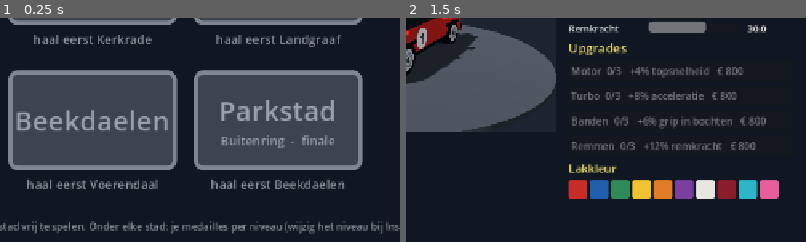
Above: before the commit, frames 1-2 (left to right).
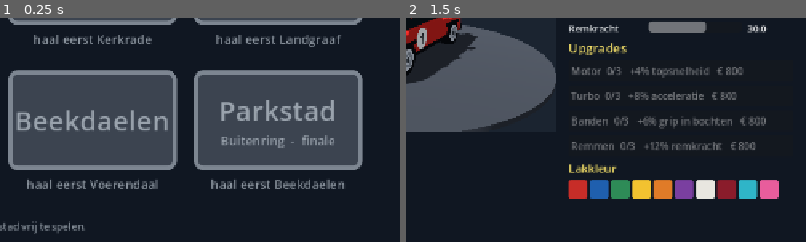
Above: after the commit, the same moments.

Repository: Clippie93/parkstad-racer
Game: Godot game, scene res://scenes/menu.tscn
The game is run twice, just before and just after one commit, with the same random seed, the same clock (stepped at 60 frames per second) and the same inputs. Sound files missing from this copy of the repository are replaced by a short silence.
Inputs:
- Up to frame 1 (0.25 s): no input
- Up to frame 2 (1.5 s): click "Racen" at 0.5 s; click "Garage" at 1.25 s
The pictures show only the part of the screen within x 50-100%, y 43-93%; the shares and areas given below are measured in that part.

The runs differ from the first frame. In frame 1, 1.5% of the frame differs, in the area x 22-100%, y 90-97%; in frame 2, nothing differs.

Commit message:
Menu: niveau-uitleg onderin weg (staat rechtsboven)
Co-Authored-By: Claude Opus 5.5 <noreply@anthropic.com>

Diff:
--- a/scripts/menu.gd
+++ b/scripts/menu.gd
@@ -86,7 +86,7 @@
         page.add_child(_sign_status(i, Vector2(x, y + SIGN_H + 8.0)))
         if first_level == null and not btn.disabled:
             first_level = btn
-    var hint := _label("Tik op een stad om te racen of vrij te rijden. Haal de top 3 om de volgende stad vrij te spelen. Onder elke stad: je medailles per niveau (wijzig het niveau bij Instellingen).", 16, Color("8d96a0"))
+    var hint := _label("Tik op een stad om te racen of vrij te rijden. Haal de top 3 om de volgende stad vrij te spelen.", 16, Color("8d96a0"))
     hint.position = Vector2(LIST_X + 4, Header.CONTENT_Y + 2.0 * (SIGN_H + 72.0) + 6.0)
     page.add_child(hint)
     if Game.test_mode():
